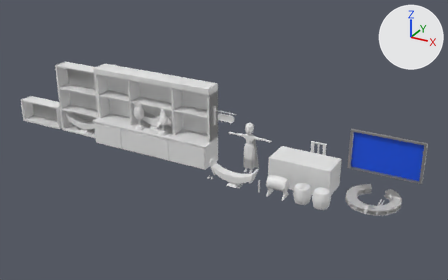
The Blender file Model/All modle/Asset-Art.blend as it was, and as the next commit left it.
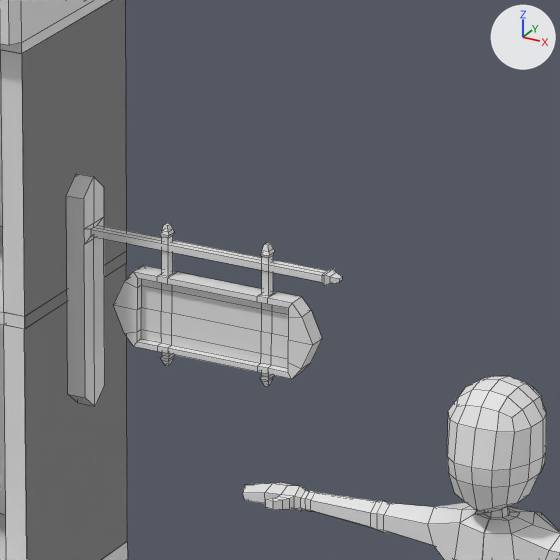
The first picture shows the older version from a 50 mm lens placed at (39.5, -79.8, 44.5), pointed at (-5.2, 1.3, 3.9). The close-ups show both versions on the part from 46% to 57% of the width and 32% to 49% of the height of that picture; other places that the commit changed are outside them. The lights are fixed; the arrows at upper right show +X, +Y and +Z. The close-ups show mesh edges as thin lines.
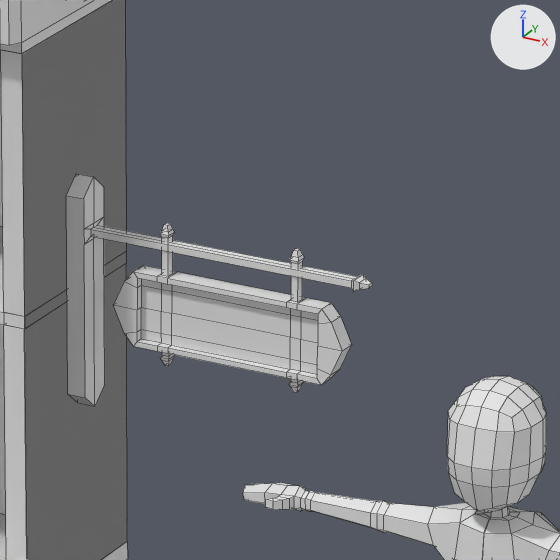
Where the change shows, as pixel boxes [x1, y1, x2, y2] in the close-ups (560 x 560 px; the box of a moved part takes in the faces that stretch with it):
'Cube.007', reshaped (11% wider)
    before: [66, 174, 342, 406]
    after: [66, 174, 372, 406]
part 1 of me_cube_011, moved or reshaped
    before: [91, 225, 342, 386]
    after: [91, 225, 372, 392]

The change, as a diff of the scene's bpy script:
```diff
--- a/Model/All modle/Asset-Art.blend.py
+++ b/Model/All modle/Asset-Art.blend.py
@@ me_cube_011 @@
 me_cube_011.from_pydata(...)  # 254 vertices, 247 faces; spans x -2.16..1.86, y -0.8..2.52, z -0.27..0.27
 # used by ob_cube_007; location = (-4.14, 0.0, 7.56); rotation_euler = (1.571, 0.0, 0.0), in degrees (90, 0, 0)
+# me_cube_011 part 1: all 124 vertices in x 0.68..1.86, y 0.03..2.05, z -0.14..0.14 are moved by (0.44, 0.0, 0.0)
 me_cube_011.materials.append(mat_material_007)
```
